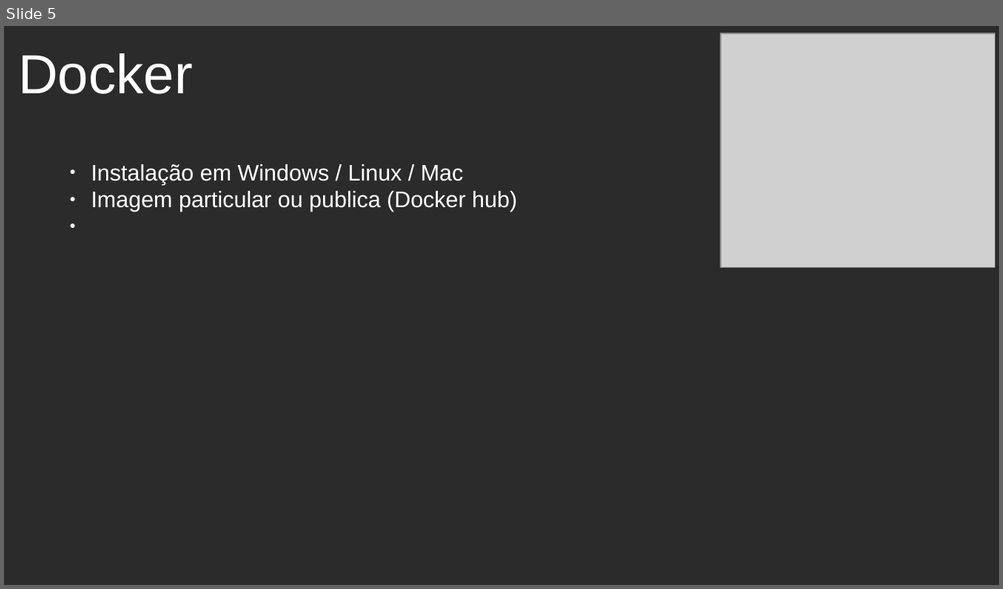
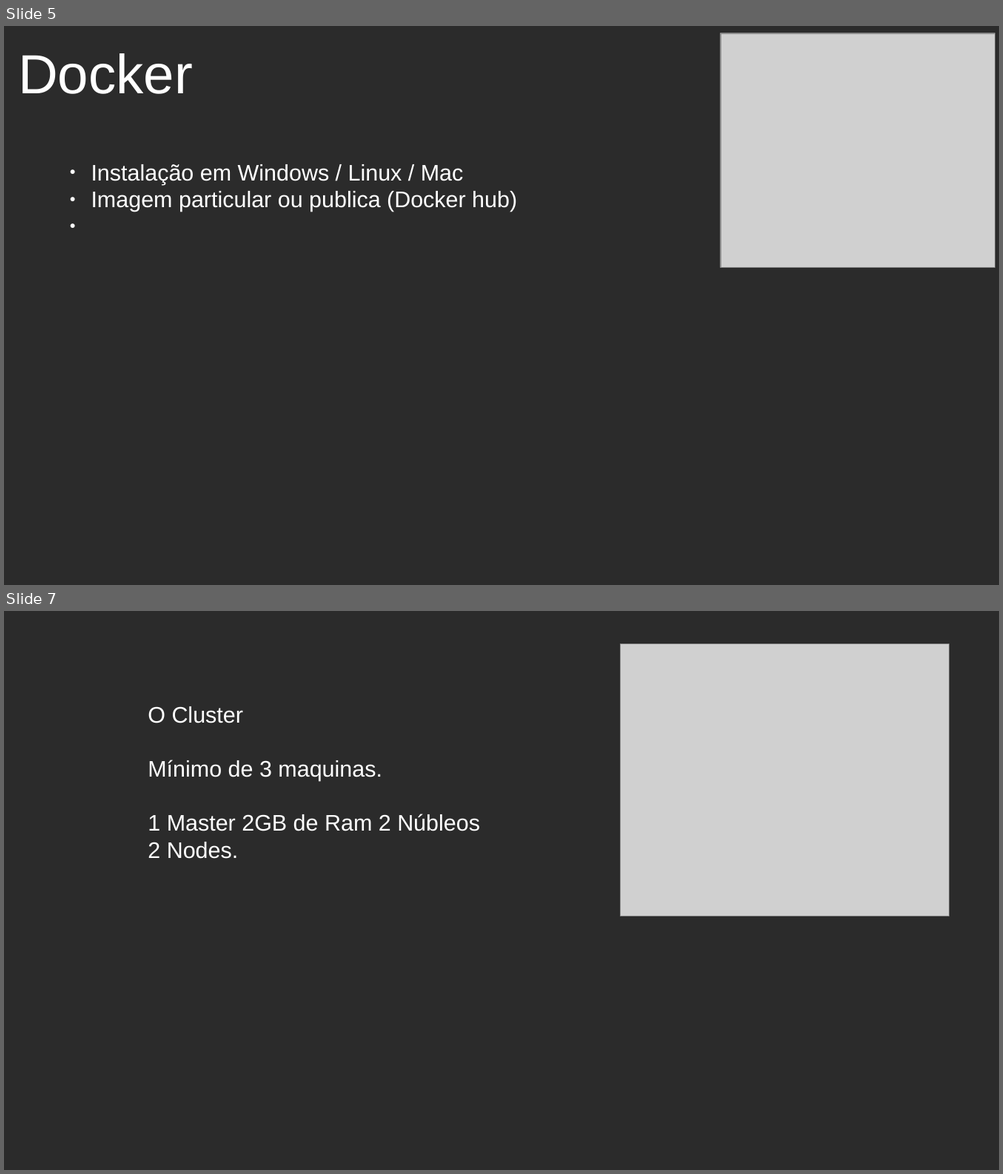
Before and after one commit to celsonery/kubernetes-docs, a slide deck: apresentacao_docker_kubernetes/apresentacao.odp. Shown one above the other, each under a label of ours: slide 5 before the commit, slides 5 and 7 after it; the slides between them are not shown. The pictures are 1003x589 and 1003x1174 pixels, drawn with LibreOffice and Linux fonts; fonts in the diff are those of the drawing; grey boxes stand for pictures; background and template pictures are left out; a plain dark background stands for a picture behind light text. Boxes give left, top, right and bottom in pixels: in the first picture for what was removed or moved away, otherwise in the second. Text is boxed around its words. In the diff, an @@ line names an element or a change of style, - is before the commit and + after.

```diff
--- a/apresentacao_docker_kubernetes/apresentacao.odp
+++ b/apresentacao_docker_kubernetes/apresentacao.odp
@@ slide 7 added at [4,611,999,1170], background picture (left out) @@
@@ picture added at [620,644,949,917] @@
@@ text added at [148,706,480,859], 18 pt, text #FFFFFF @@
+O Cluster
+Mínimo de 3 maquinas.
+1 Master 2GB de Ram 2 Núbleos
+2 Nodes.
```
Also in this commit, not shown: 2 other slides added, 1 slide removed, 3 other files.
